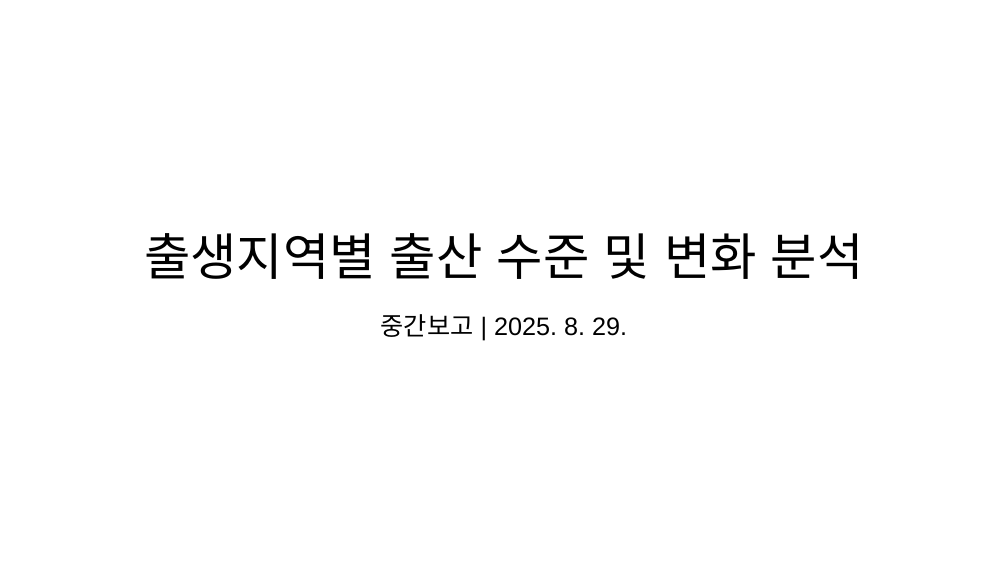
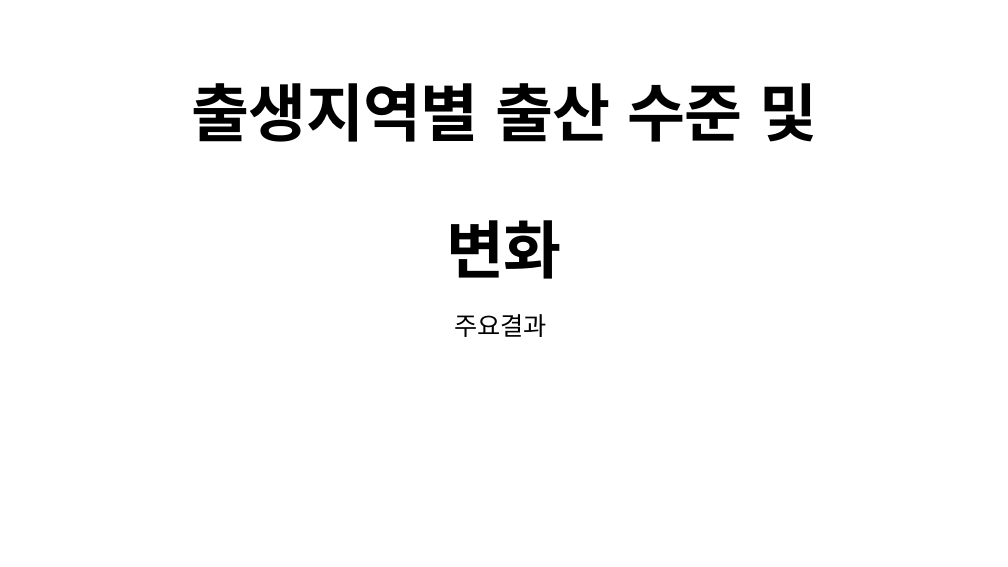
Before and after one commit to samhyunyoo/tscensus, a slide deck: slide 9 of slides/Slide_Final_Yoo_20251124.pptx (slide 12 before the commit). Drawn at 1008x567 pixels with LibreOffice and Linux fonts; fonts in the diff are those of the drawing. Boxes give left, top, right and bottom in pixels: in the first picture for what was removed or moved away, otherwise in the second. Text is boxed around its words. In the diff, an @@ line names an element or a change of style, - is before the commit and + after.

```diff
--- a/slides/Slide_Final_Yoo_20251124.pptx
+++ b/slides/Slide_Final_Yoo_20251124.pptx
@@ title at <box>191,83,817,279</box>: text changed; size 48 to 60 pt; font Arial to Noto Sans CJK KR; bold on @@
-출생지역별 출산 수준 및 변화 분석
+출생지역별 출산 수준 및 변화
@@ subtitle at <box>454,314,547,337</box>: text changed @@
-중간보고 | 2025. 8. 29.
+주요결과
```
Also in this commit, not shown: 11 other slides changed, 3 slides added, 13 slides removed, 8 other files.
